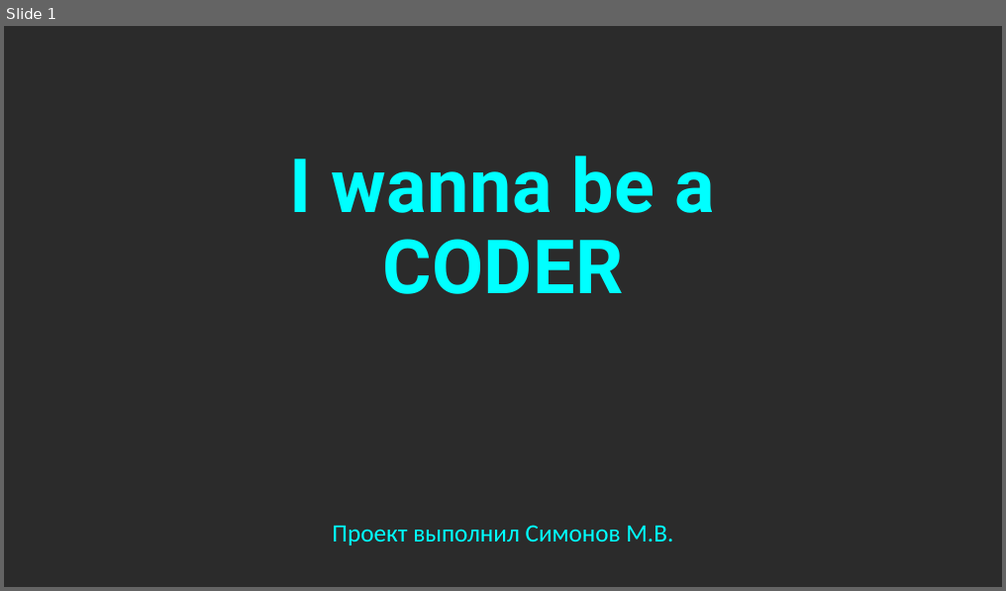
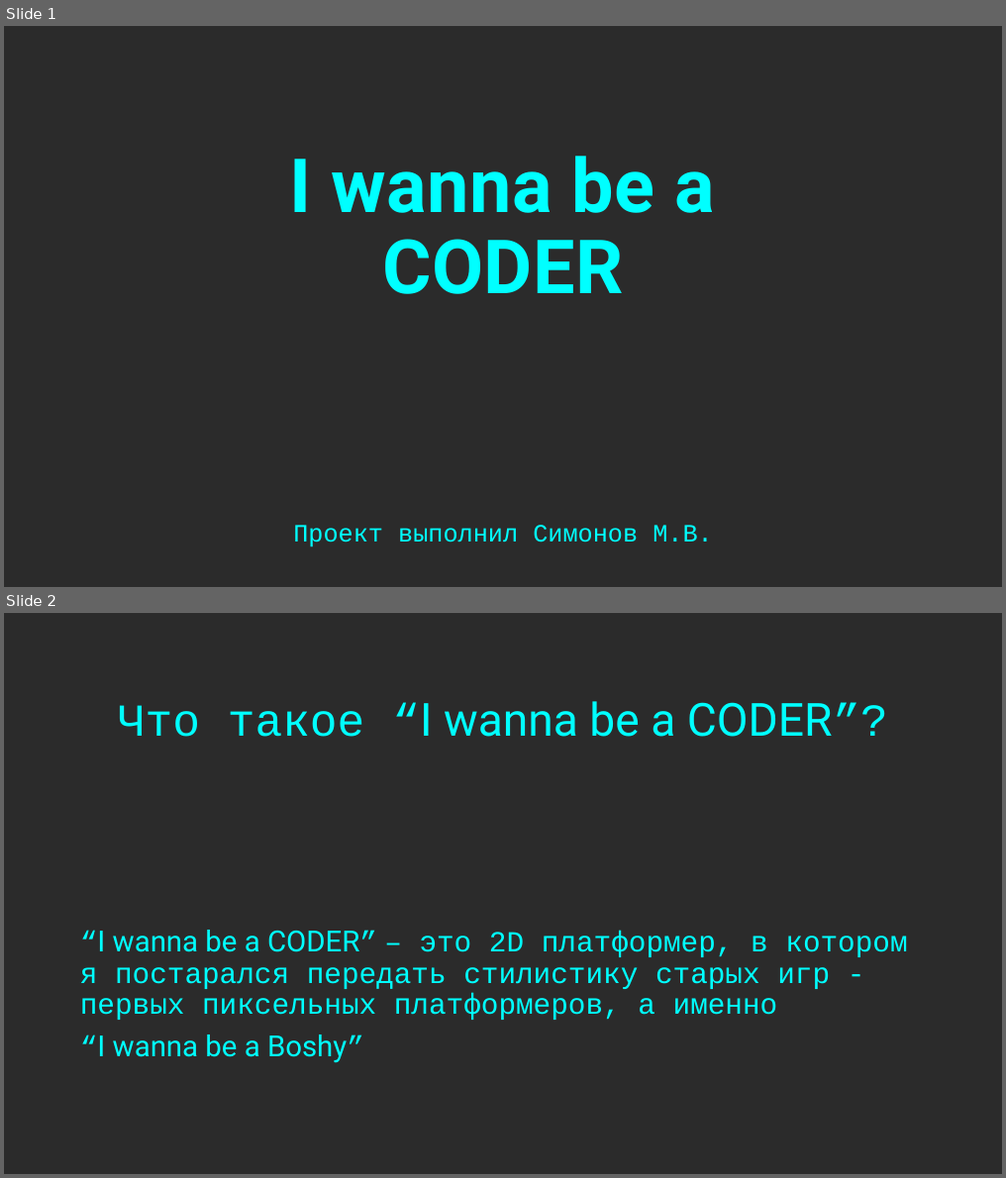
Before and after one commit to UuAcC/I_Wanna_Be_A_Coder, a slide deck: ПРЕЗЕНТАЦИЯ.pptx. Shown one above the other, each under a label of ours: slide 1 before the commit, slides 1 and 2 after it. The pictures are 1006x591 and 1006x1178 pixels, drawn with LibreOffice and Linux fonts; fonts in the diff are those of the drawing; background and template pictures are left out; a plain dark background stands for a picture behind light text. Boxes give left, top, right and bottom in pixels: in the first picture for what was removed or moved away, otherwise in the second. Text is boxed around its words. In the diff, an @@ line names an element or a change of style, - is before the commit and + after.

Commit message:
Presentation and another font
MINOR

```diff
--- a/ПРЕЗЕНТАЦИЯ.pptx
+++ b/ПРЕЗЕНТАЦИЯ.pptx
@@ slide 2 added at bbox=[4, 613, 1002, 1174], background picture (left out) @@
@@ title added at bbox=[118, 701, 888, 737], 44 pt, text #00FFFF @@
+Что такое “I wanna be a CODER”?
@@ text added at bbox=[80, 930, 907, 1063], 28 pt, text #00FFFF @@
+“I wanna be a CODER” – это 2D платформер, в котором я постарался передать стилистику старых игр - первых пиксельных платформеров, а именно
+“I wanna be a Boshy”
@@ slide 1 changed as well @@
@@ subtitle "Проект выполнил Симонов М.В." at bbox=[293, 525, 713, 548]: font Calibri to Courier New @@
```
Also in this commit, not shown: 9 other slides added, 1 slide removed, 3 other files.
